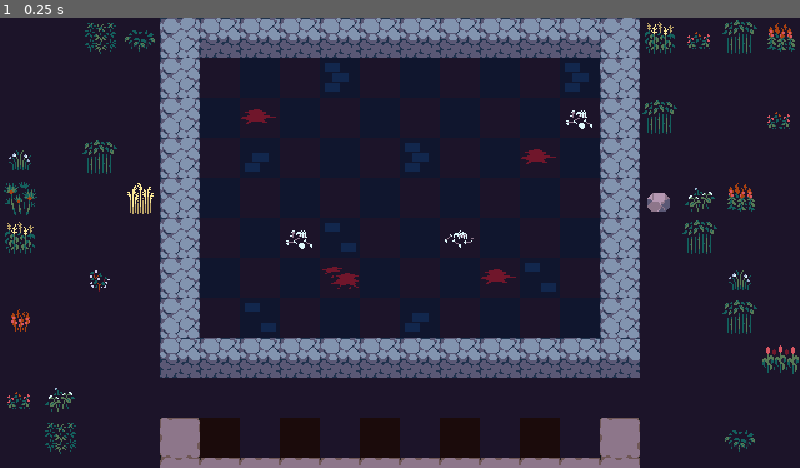
Above: before the commit, frame 1.
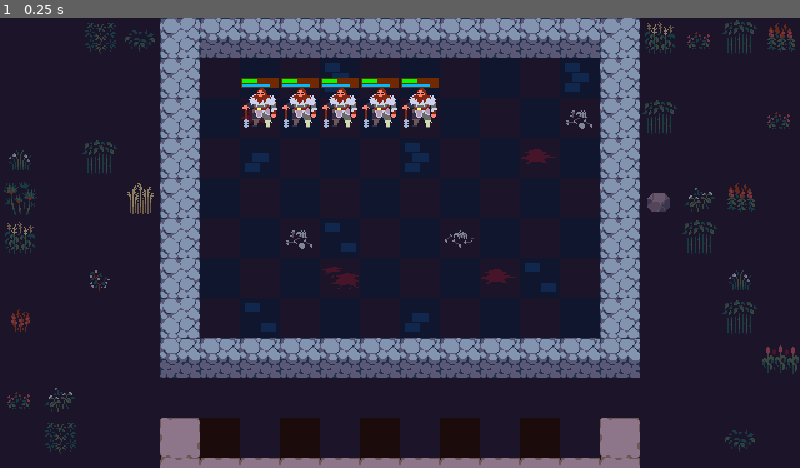
Above: after the commit, the same moment.

Repository: MAG1CPI/godot-autobattler
Game: Godot game, scene res://scenes/arena/arena.tscn
Two runs of this game, one before a commit and one after it. Both use one fixed random seed, a clock stepped at 60 frames per second and the inputs below.
Inputs:
- Up to frame 1 (0.25 s): no input

The runs differ from the first frame. In frame 1, 3.9% of the frame differs, in the area x 0-100%, y 0-97%.

Commit message:
Added unit and drag&drop component

Diff:
--- /dev/null
+++ b/components/drag_and_drop.gd
@@ -0,0 +1,52 @@
+extends Node
+class_name DragAndDrop
+
+signal drag_started
+signal drag_canceled(starting_position: Vector2)
+signal dropped(starting_position: Vector2)
+
+@export var enabled: bool = true
+@export var target: Area2D
+var starting_position: Vector2
+var offset := Vector2.ZERO
+var dragging := false
+
+func _ready() -> void:
+  assert(target, "No target set for DragAndDrop Component!")
+  target.input_event.connect(_on_target_input_event.unbind(1))
+
+func _process(_delta: float) -> void:
+  if dragging and target:
+    target.global_position = target.get_global_mouse_position() + offset
+
+func _start_dragging() -> void:
+  dragging = true
+  starting_position = target.global_position
+  target.add_to_group("dragging")
+  target.z_index = 127
+  offset = target.global_position - target.get_global_mouse_position()
+  drag_started.emit()
+
+func _end_dragging() -> void:
+  dragging = false
+  target.remove_from_group("dragging")
+  target.z_index = 0
+
+func _cancel_dragging() -> void:
+  _end_dragging()
+  drag_canceled.emit(starting_position)
+
+func _drop() -> void:
+  _end_dragging()
+  dropped.emit(starting_position)
+
+func _on_target_input_event(_viewpoint: Node, event: InputEvent) -> void: # TODO: CANNOT HANDLE KEYBOARD EVENT
+  if not enabled: return
+  var dragging_object := get_tree().get_first_node_in_group("dragging")
+  if not dragging and dragging_object: return
+  if dragging and event.is_action_pressed("cancel_drag"):
+    _cancel_dragging()
+  elif not dragging and event.is_action_pressed("select"):
+    _start_dragging()
+  elif dragging and event.is_action_pressed("select"):
+    _drop()
--- /dev/null
+++ b/data/units/bjorn.tres
@@ -0,0 +1,9 @@
+[gd_resource type="Resource" script_class="UnitStats" format=3 uid="uid://dvrjkbkg27g6x"]
+
+[ext_resource type="Script" uid="uid://i1emqywagjqy" path="res://data/units/unit_stats.gd" id="1_d6p4t"]
+
+[resource]
+script = ExtResource("1_d6p4t")
+name = "Bjorn"
+skin_coordinates = Vector2i(1, 3)
+metadata/_custom_type_script = "uid://i1emqywagjqy"
--- /dev/null
+++ b/data/units/unit_stats.gd
@@ -0,0 +1,21 @@
+extends Resource
+class_name UnitStats
+
+enum Rarity {COMMON, UNCOMMON, RARE, LEGENDARY}
+const RARITY_COLORS := {
+  Rarity.COMMON: Color("124a2e"),
+  Rarity.UNCOMMON: Color("1c527c"),
+  Rarity.RARE: Color("ab0979"),
+  Rarity.LEGENDARY: Color("ea940b"),
+}
+@export var name: String
+
+@export_category("Data")
+@export var rarity: Rarity
+@export var gold_cost: int
+
+@export_category("Visuals")
+@export var skin_coordinates: Vector2i
+
+func _to_string() -> String:
+  return name
--- a/project.godot
+++ b/project.godot
@@ -24,6 +24,19 @@
 window/stretch/mode="viewport"
 window/stretch/scale_mode="integer"
 
+[input]
+
+select={
+"deadzone": 0.2,
+"events": [Object(InputEventMouseButton,"resource_local_to_scene":false,"resource_name":"","device":-1,"window_id":0,"alt_pressed":false,"shift_pressed":false,"ctrl_pressed":false,"meta_pressed":false,"button_mask":1,"position":Vector2(78, 49),"global_position":Vector2(97, 145),"factor":1.0,"button_index":1,"canceled":false,"pressed":true,"double_click":false,"script":null)
+]
+}
+cancel_drag={
+"deadzone": 0.2,
+"events": [Object(InputEventMouseButton,"resource_local_to_scene":false,"resource_name":"","device":-1,"window_id":0,"alt_pressed":false,"shift_pressed":false,"ctrl_pressed":false,"meta_pressed":false,"button_mask":2,"position":Vector2(486, 52),"global_position":Vector2(505, 148),"factor":1.0,"button_index":2,"canceled":false,"pressed":true,"double_click":false,"script":null)
+]
+}
+
 [physics]
 
 3d/physics_engine="Jolt Physics"
--- /dev/null
+++ b/scenes/arena/arena.gd
@@ -0,0 +1,6 @@
+extends Node2D
+class_name Arena
+
+const CELL_SIZE := Vector2(32, 32)
+const HALF_CELL_SIZE := CELL_SIZE / 2
+const QUARTER_CELL_SIZE := HALF_CELL_SIZE / 2
--- a/scenes/arena/arena.tscn
+++ b/scenes/arena/arena.tscn
@@ -1,7 +1,9 @@
 [gd_scene format=4 uid="uid://biq8gypqodbg5"]
 
 [ext_resource type="TileSet" uid="uid://dhhpjr8emulvh" path="res://scenes/arena/tileset.tres" id="1_1qjuf"]
+[ext_resource type="Script" uid="uid://o22nvljfbuwv" path="res://scenes/arena/arena.gd" id="1_5tue2"]
 [ext_resource type="Texture2D" uid="uid://mbxv0ayrsu3d" path="res://assets/sprites/star_particle.png" id="2_8trdl"]
+[ext_resource type="PackedScene" uid="uid://wkov578c00np" path="res://scenes/unit/unit.tscn" id="4_aj7ud"]
 
 [sub_resource type="Curve" id="Curve_5tue2"]
 _data = [Vector2(0, 0), 0.0, 0.0, 0, 0, Vector2(0.20469798, 1), 0.0, 0.0, 0, 0, Vector2(0.80201346, 1), 0.0, 0.0, 0, 0, Vector2(1, 0), 0.0, 0.0, 0, 0]
@@ -26,6 +28,7 @@
 color = Color(1, 1, 1, 0.49803922)
 
 [node name="Arena" type="Node2D" unique_id=1420964678]
+script = ExtResource("1_5tue2")
 metadata/_edit_lock_ = true
 
 [node name="Visuals" type="Node2D" parent="." unique_id=1813839311]
@@ -37,6 +40,7 @@
 tile_set = ExtResource("1_1qjuf")
 
 [node name="Props" type="TileMapLayer" parent="Visuals" unique_id=1460059247]
+modulate = Color(1, 1, 1, 0.49803922)
 tile_map_data = PackedByteArray("AAAAAAMAAAABABMAAAAAAAQAAAACABMAAAAAAAUAAAAIABMAAAAAAAcAAAAKABMAAAAAAAkAAAALABMAAAABAA …(368 unchanged characters)…
 tile_set = ExtResource("1_1qjuf")
 
@@ -60,6 +64,7 @@
 metadata/_edit_group_ = true
 
 [node name="Decor" type="TileMapLayer" parent="GameArea" unique_id=1397126715]
+modulate = Color(1, 1, 1, 0.49803922)
 tile_map_data = PackedByteArray("AAAJAAEAAAABABUAAAACAAQAAAABABUAAAADAAUAAAAAABYAAAAIAAIAAAABABYAAAAGAAQAAAAAABUAAAAHAAUAAAABABYAAAABAAEAAAABABYAAAA=")
 tile_set = ExtResource("1_1qjuf")
 
@@ -75,3 +80,18 @@
 
 [node name="Highlight" type="TileMapLayer" parent="TileMapLayer" unique_id=1892451212]
 tile_set = ExtResource("1_1qjuf")
+
+[node name="Unit" parent="." unique_id=212712897 instance=ExtResource("4_aj7ud")]
+position = Vector2(192, 64)
+
+[node name="Unit2" parent="." unique_id=1483820865 instance=ExtResource("4_aj7ud")]
+position = Vector2(224, 64)
+
+[node name="Unit3" parent="." unique_id=507514738 instance=ExtResource("4_aj7ud")]
+position = Vector2(256, 64)
+
+[node name="Unit4" parent="." unique_id=161527578 instance=ExtResource("4_aj7ud")]
+position = Vector2(288, 64)
+
+[node name="Unit5" parent="." unique_id=1266611223 instance=ExtResource("4_aj7ud")]
+position = Vector2(320, 64)
--- /dev/null
+++ b/scenes/unit/unit.gd
@@ -0,0 +1,16 @@
+@tool
+extends Area2D
+class_name Unit
+
+@export var stats: UnitStats: set = set_stats
+
+@onready var skin: Sprite2D = $Skin
+@onready var collision_shape_2d: CollisionShape2D = $CollisionShape2D
+@onready var health_bar: ProgressBar = $HealthBar
+@onready var mana_bar: ProgressBar = $ManaBar
+
+func set_stats(new_stats: UnitStats) -> void:
+  stats = new_stats
+  if stats == null: return
+  if not is_node_ready(): await ready
+  skin.region_rect.position = Vector2(stats.skin_coordinates) * Arena.CELL_SIZE
--- /dev/null
+++ b/scenes/unit/unit.tscn
@@ -0,0 +1,52 @@
+[gd_scene format=3 uid="uid://wkov578c00np"]
+
+[ext_resource type="Texture2D" uid="uid://cx1ivjobggp8n" path="res://assets/sprites/rogues.png" id="1_bhlit"]
+[ext_resource type="Script" uid="uid://cs74wd2eqgeop" path="res://scenes/unit/unit.gd" id="1_vgvef"]
+[ext_resource type="Resource" uid="uid://dvrjkbkg27g6x" path="res://data/units/bjorn.tres" id="2_3po7s"]
+[ext_resource type="StyleBox" uid="uid://uyoiob127533" path="res://scenes/unit/unit_bar_background_style.tres" id="2_vgvef"]
+[ext_resource type="StyleBox" uid="uid://dykpe2jpuf8fu" path="res://scenes/unit/unit_health_bar_fill_style.tres" id="3_3po7s"]
+[ext_resource type="StyleBox" uid="uid://b75cpcj5qyyha" path="res://scenes/unit/unit_mana_bar_fill_style.tres" id="4_0wuuu"]
+[ext_resource type="Script" uid="uid://daiv66x3vmdw0" path="res://components/drag_and_drop.gd" id="7_0wuuu"]
+
+[sub_resource type="RectangleShape2D" id="RectangleShape2D_gxe1c"]
+size = Vector2(36, 36)
+
+[node name="Unit" type="Area2D" unique_id=212712897]
+script = ExtResource("1_vgvef")
+stats = ExtResource("2_3po7s")
+
+[node name="Skin" type="Sprite2D" parent="." unique_id=1986705421]
+texture = ExtResource("1_bhlit")
+offset = Vector2(16, 8)
+region_enabled = true
+region_rect = Rect2(32, 96, 32, 32)
+metadata/_edit_lock_ = true
+
+[node name="CollisionShape2D" type="CollisionShape2D" parent="." unique_id=976013398]
+position = Vector2(16, 8)
+shape = SubResource("RectangleShape2D_gxe1c")
+metadata/_edit_lock_ = true
+
+[node name="HealthBar" type="ProgressBar" parent="." unique_id=1103898991]
+offset_left = 1.0
+offset_top = -16.0
+offset_right = 31.0
+offset_bottom = -11.0
+theme_override_styles/background = ExtResource("2_vgvef")
+theme_override_styles/fill = ExtResource("3_3po7s")
+value = 44.0
+show_percentage = false
+
+[node name="ManaBar" type="ProgressBar" parent="." unique_id=1764713151]
+offset_left = 1.0
+offset_top = -12.0
+offset_right = 31.0
+offset_bottom = -8.0
+theme_override_styles/background = ExtResource("2_vgvef")
+theme_override_styles/fill = ExtResource("4_0wuuu")
+value = 77.0
+show_percentage = false
+
+[node name="DragAndDrop" type="Node" parent="." unique_id=934006235 node_paths=PackedStringArray("target")]
+script = ExtResource("7_0wuuu")
+target = NodePath("..")
--- /dev/null
+++ b/scenes/unit/unit_bar_background_style.tres
@@ -0,0 +1,4 @@
+[gd_resource type="StyleBoxFlat" format=3 uid="uid://uyoiob127533"]
+
+[resource]
+bg_color = Color(0.44450918, 0.16541272, 0, 1)
--- /dev/null
+++ b/scenes/unit/unit_health_bar_fill_style.tres
@@ -0,0 +1,9 @@
+[gd_resource type="StyleBoxFlat" format=3 uid="uid://dykpe2jpuf8fu"]
+
+[resource]
+bg_color = Color(0, 1.353256, 0, 1)
+border_width_left = 1
+border_width_top = 1
+border_width_right = 1
+border_width_bottom = 1
+border_color = Color(0.44313726, 0.16470589, 0, 1)
--- /dev/null
+++ b/scenes/unit/unit_mana_bar_fill_style.tres
@@ -0,0 +1,9 @@
+[gd_resource type="StyleBoxFlat" format=3 uid="uid://b75cpcj5qyyha"]
+
+[resource]
+bg_color = Color(0, 0.7248709, 1.3528494, 1)
+border_width_left = 1
+border_width_top = 1
+border_width_right = 1
+border_width_bottom = 1
+border_color = Color(0.44313726, 0.16470589, 0, 1)
Not shown, added: components/drag_and_drop.gd.uid
Not shown, added: data/units/unit_stats.gd.uid
Not shown, added: scenes/arena/arena.gd.uid
Not shown, added: scenes/unit/unit.gd.uid
